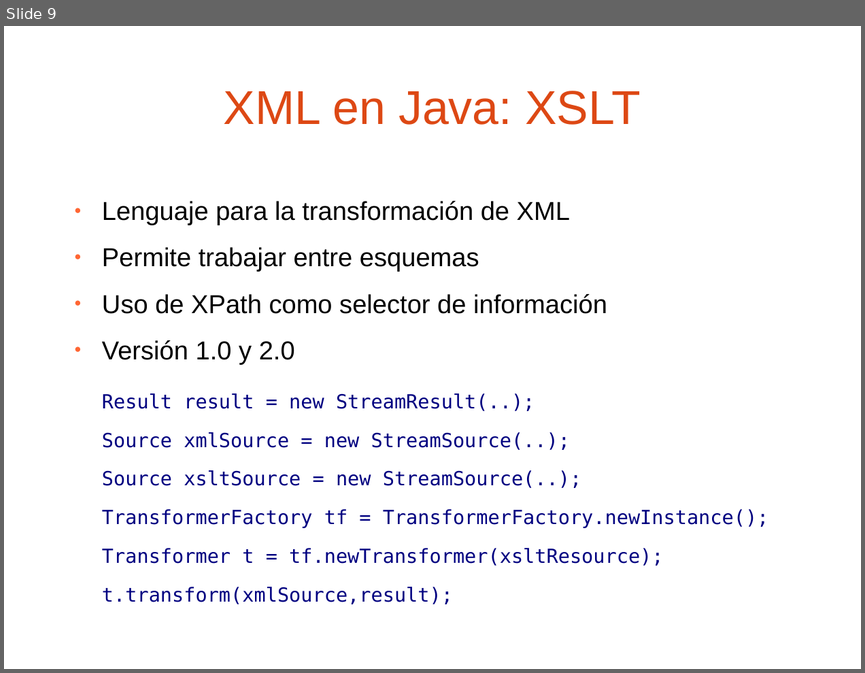
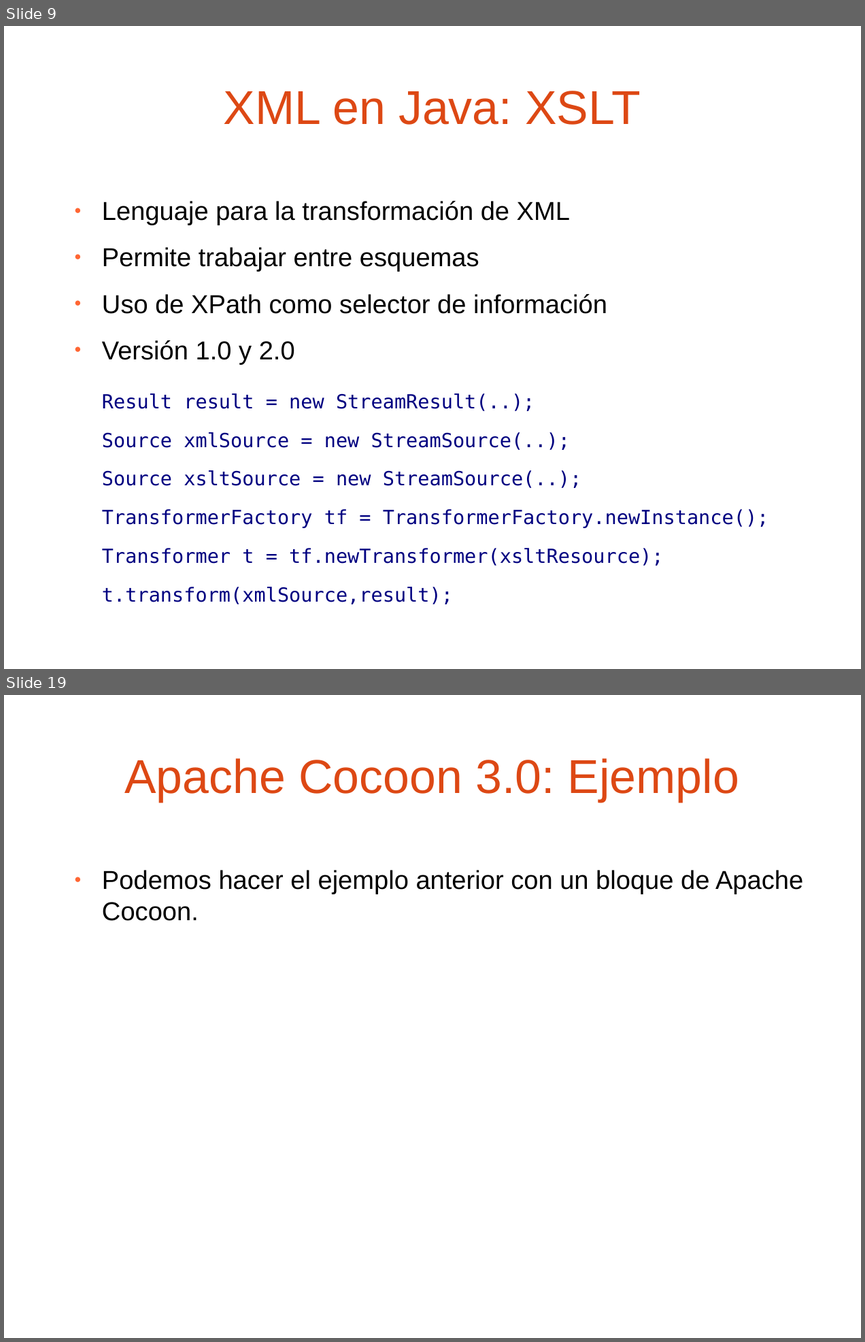
Before and after one commit to jpuerto/barcampes2012-cocoon, a slide deck: presentacion/Procesamiento de XML con Apache Cocoon 3.0.odp. Shown one above the other, each under a label of ours: slide 9 before the commit, slides 9 and 19 after it; the slides between them are not shown. The pictures are 865x673 and 865x1342 pixels, drawn with LibreOffice and Linux fonts; fonts in the diff are those of the drawing; background and template pictures are left out. Boxes give left, top, right and bottom in pixels: in the first picture for what was removed or moved away, otherwise in the second. Text is boxed around its words. In the diff, an @@ line names an element or a change of style, - is before the commit and + after.

```diff
--- a/presentacion/Procesamiento de XML con Apache Cocoon 3.0.odp
+++ b/presentacion/Procesamiento de XML con Apache Cocoon 3.0.odp
@@ slide 19 added at (4,695,861,1338), background picture (left out) @@
@@ title added at (124,758,739,802), 44 pt, text #DD4814 @@
+Apache Cocoon 3.0: Ejemplo
@@ text added at (102,870,803,921), 24 pt, text #000000 @@
+● Podemos hacer el ejemplo anterior con un bloque de Apache Cocoon.
```
Also in this commit, not shown: 5 slides changed, 12 other slides added.
